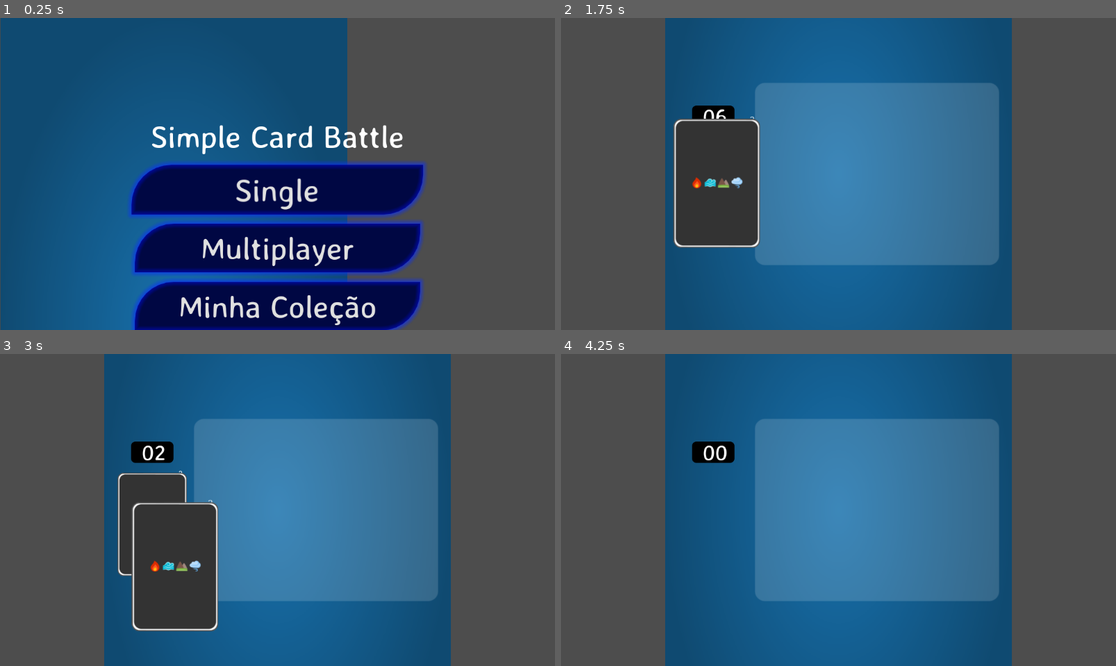
Above: before the commit, frames 1-4 (two rows, left to right).
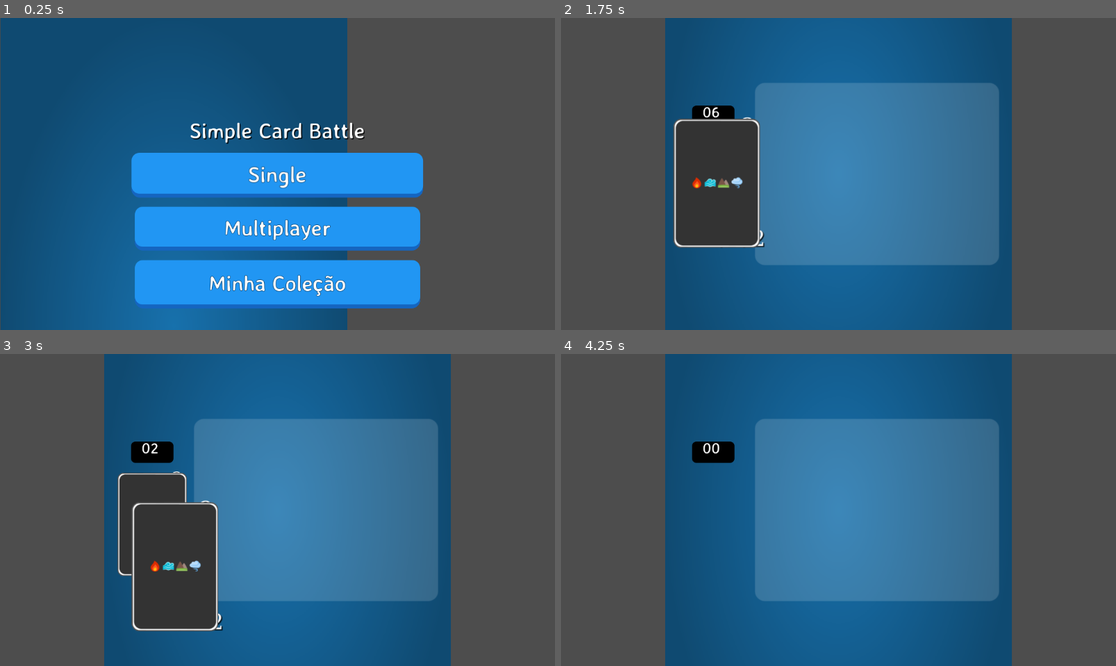
Above: after the commit, the same moments.

Repository: wlsnxx/simple-card-battle
Game: Godot game, scene res://Menu.tscn
The game is run twice, just before and just after one commit, with the same random seed, the same clock (stepped at 60 frames per second) and the same inputs.
Inputs (mouse positions are in pixels of both pictures, inside the frame that each line leads up to):
- Up to frame 1 (0.25 s): no input
- Up to frame 2 (1.75 s): click "Single" at 0.5 s; tap Enter at 1.25 s; drag from (710, 189) to (877, 174) at 1.27 s
- Up to frame 3 (3 s): drag from (149, 525) to (316, 510) at 2.02 s; move the mouse to (149, 525) at 2.77 s; tap Ctrl at 2.85 s; click (149, 525) at 2.92 s
- Up to frame 4 (4.25 s): drag from (710, 525) to (672, 463) at 3.52 s

The runs differ from the first frame. In frame 1, 31% of the frame differs, in the area x 23-77%, y 33-100%; in frame 2, 0.1%; in frame 3, 0.2%; in frame 4, 0.1%.

Commit message:
UI Overhaul: Apply modern flat/glassmorphism global theme

Diff:
--- a/godot/Theme.tres
+++ b/godot/Theme.tres
@@ -1,34 +1,77 @@
-[gd_resource type="Theme" load_steps=3 format=3]
+[gd_resource type="Theme" load_steps=6 format=3]
 
 [ext_resource type="FontFile" path="res://assets/Fonts/AveriaSansLibre-Regular.ttf" id="1_font"]
 
-[sub_resource type="StyleBoxFlat" id="StyleBoxFlat_1"]
-content_margin_left = 10.0
-content_margin_right = 10.0
-content_margin_top = 10.0
-content_margin_bottom = 10.0
-bg_color = Color(0, 0.027451, 0.262745, 1)
-border_width_left = 10
-border_width_top = 10
-border_width_right = 10
-border_width_bottom = 10
-border_color = Color(0, 0.0352941, 0.576471, 1)
-border_blend = true
-corner_radius_top_left = 80
-corner_radius_bottom_right = 80
-shadow_color = Color(0.0392157, 0.188235, 1, 0.6)
+[sub_resource type="StyleBoxFlat" id="StyleBoxFlat_BtnNormal"]
+content_margin_left = 20.0
+content_margin_right = 20.0
+content_margin_top = 15.0
+content_margin_bottom = 20.0
+bg_color = Color(0.129412, 0.588235, 0.952941, 1)
+border_width_bottom = 8
+border_color = Color(0.0823529, 0.396078, 0.752941, 1)
+corner_radius_top_left = 16
+corner_radius_top_right = 16
+corner_radius_bottom_right = 16
+corner_radius_bottom_left = 16
+
+[sub_resource type="StyleBoxFlat" id="StyleBoxFlat_BtnHover"]
+content_margin_left = 20.0
+content_margin_right = 20.0
+content_margin_top = 15.0
+content_margin_bottom = 20.0
+bg_color = Color(0.2, 0.65, 1, 1)
+border_width_bottom = 8
+border_color = Color(0.0823529, 0.396078, 0.752941, 1)
+corner_radius_top_left = 16
+corner_radius_top_right = 16
+corner_radius_bottom_right = 16
+corner_radius_bottom_left = 16
+
+[sub_resource type="StyleBoxFlat" id="StyleBoxFlat_BtnPressed"]
+content_margin_left = 20.0
+content_margin_right = 20.0
+content_margin_top = 19.0
+content_margin_bottom = 16.0
+bg_color = Color(0.0823529, 0.396078, 0.752941, 1)
+border_width_bottom = 4
+border_color = Color(0.04, 0.2, 0.4, 1)
+corner_radius_top_left = 16
+corner_radius_top_right = 16
+corner_radius_bottom_right = 16
+corner_radius_bottom_left = 16
+
+[sub_resource type="StyleBoxFlat" id="StyleBoxFlat_Panel"]
+content_margin_left = 16.0
+content_margin_right = 16.0
+content_margin_top = 16.0
+content_margin_bottom = 16.0
+bg_color = Color(0.05, 0.05, 0.1, 0.75)
+border_width_left = 2
+border_width_top = 2
+border_width_right = 2
+border_width_bottom = 2
+border_color = Color(1, 1, 1, 0.15)
+corner_radius_top_left = 24
+corner_radius_top_right = 24
+corner_radius_bottom_right = 24
+corner_radius_bottom_left = 24
+shadow_color = Color(0, 0, 0, 0.2)
 shadow_size = 10
 
 [resource]
 default_font = ExtResource("1_font")
-default_font_size = 65
-Button/colors/font_color = Color(0.878431, 0.878431, 0.878431, 1)
-Button/colors/font_color_disabled = Color(0.9, 0.9, 0.9, 0.2)
-Button/colors/font_color_hover = Color(0.941176, 0.941176, 0.941176, 1)
-Button/colors/font_color_pressed = Color(1, 1, 1, 1)
-Button/constants/h_separation = 2
-Button/styles/disabled = null
-Button/styles/focus = null
-Button/styles/hover = null
-Button/styles/normal = SubResource("StyleBoxFlat_1")
-Button/styles/pressed = null
+default_font_size = 45
+Button/colors/font_color = Color(1, 1, 1, 1)
+Button/colors/font_color_disabled = Color(0.9, 0.9, 0.9, 0.3)
+Button/colors/font_color_hover = Color(1, 1, 1, 1)
+Button/colors/font_color_pressed = Color(0.8, 0.8, 0.8, 1)
+Button/colors/font_outline_color = Color(0, 0, 0, 0.5)
+Button/constants/outline_size = 4
+Button/styles/hover = SubResource("StyleBoxFlat_BtnHover")
+Button/styles/normal = SubResource("StyleBoxFlat_BtnNormal")
+Button/styles/pressed = SubResource("StyleBoxFlat_BtnPressed")
+Label/colors/font_shadow_color = Color(0, 0, 0, 0.8)
+Label/constants/shadow_offset_x = 2
+Label/constants/shadow_offset_y = 2
+PanelContainer/styles/panel = SubResource("StyleBoxFlat_Panel")
--- a/godot/project.godot
+++ b/godot/project.godot
@@ -138,3 +138,7 @@
 environment/defaults/default_environment="res://default_env.tres"
 2d/snapping/use_gpu_pixel_snap=true
 quality/2d/use_pixel_snap=true
+
+[gui]
+
+theme/custom="res://Theme.tres"
